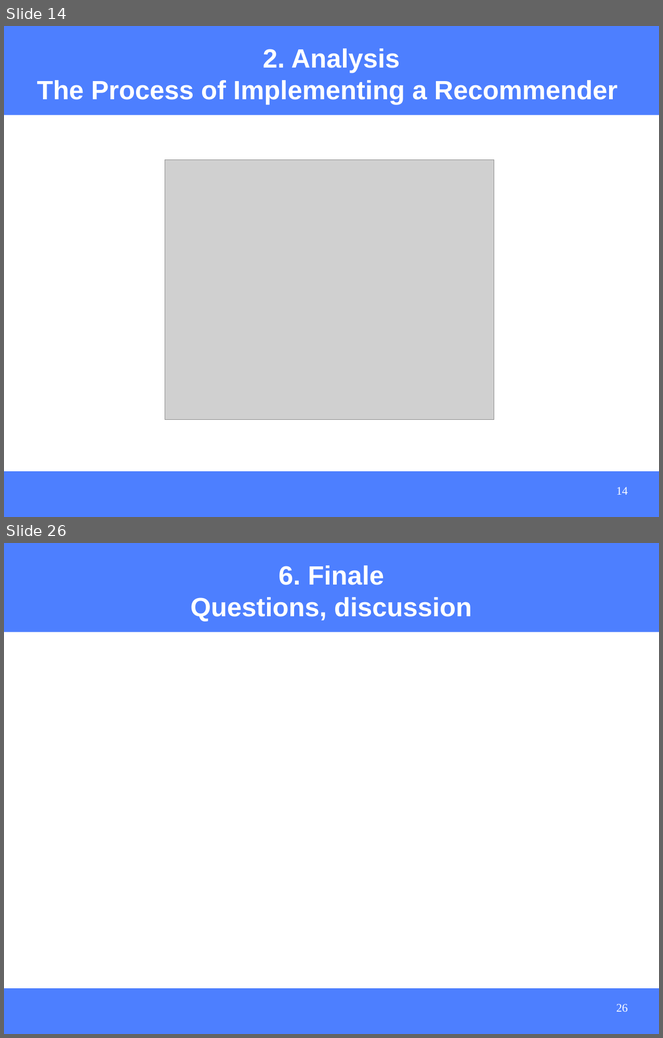
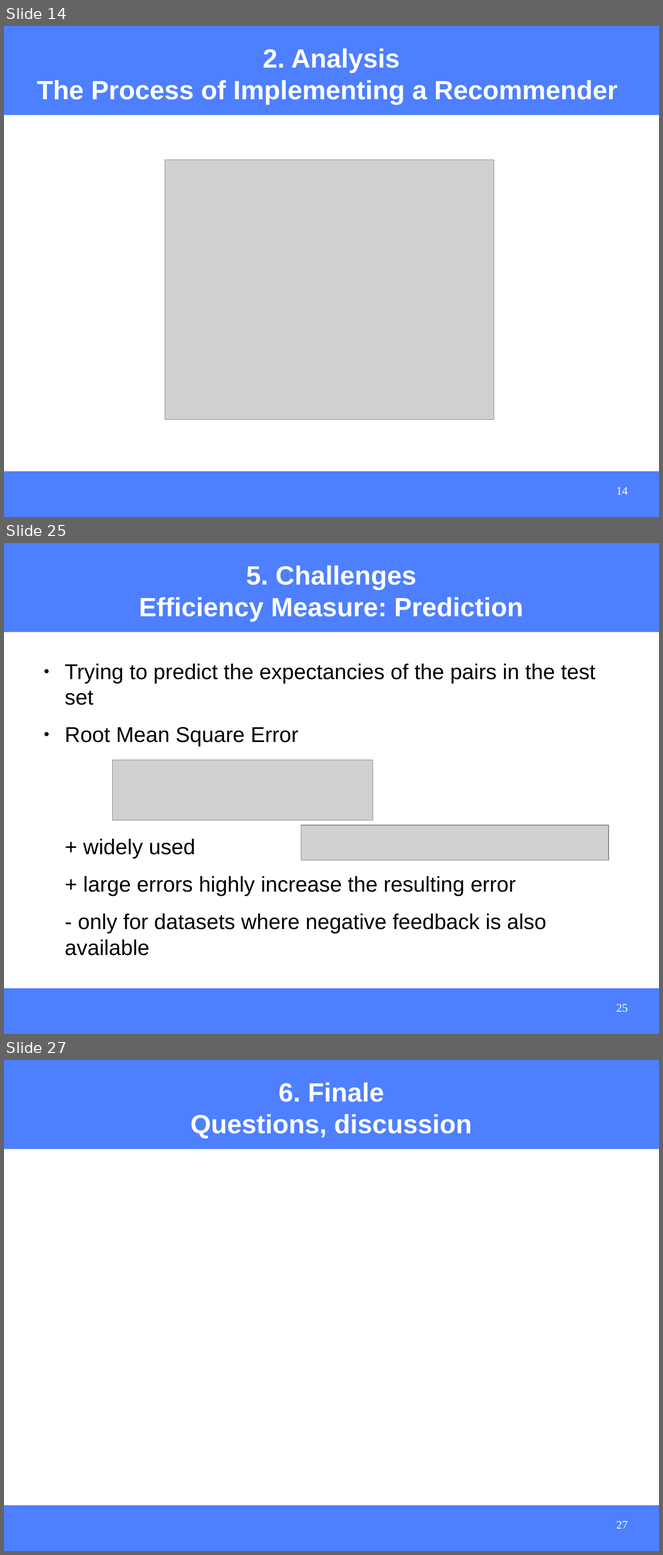
Before and after one commit to hasantayyar/unresyst, a slide deck: docs/presentations/unresyst_seminar_110308.odp. Shown one above the other, each under a label of ours: slides 14 and 26 before the commit, slides 14, 25 and 27 after it; the slides between them are not shown. The pictures are 663x1038 and 663x1555 pixels, drawn with LibreOffice and Linux fonts; fonts in the diff are those of the drawing; grey boxes stand for pictures. Boxes give left, top, right and bottom in pixels: in the first picture for what was removed or moved away, otherwise in the second. Text is boxed around its words. In the diff, an @@ line names an element or a change of style, - is before the commit and + after.

```diff
--- a/docs/presentations/unresyst_seminar_110308.odp
+++ b/docs/presentations/unresyst_seminar_110308.odp
@@ slide 25 added at [4, 543, 659, 1034], background #FFFFFF; not listed: 2 template elements that a slide beside it also shows @@
@@ title added at [139, 565, 523, 622], 32 pt, text #FFFFFF, bold @@
+5. Challenges
+Efficiency Measure: Prediction
@@ text added at [65, 664, 595, 956], 26 pt, text #000000 @@
+● Trying to predict the expectancies of the pairs in the test set
+● Root Mean Square Error
++ widely used
++ large errors highly increase the resulting error
+- only for datasets where negative feedback is also available
@@ picture added at [113, 760, 374, 821] @@
@@ picture added at [301, 825, 609, 861] @@
@@ page number added at [617, 1004, 628, 1012], 14 pt, text #FFFFFF @@
+25
@@ what was slide 26 is now slide 27 @@
@@ page number at [617, 1521, 628, 1529]: text changed @@
-26
+27
```
Also in this commit, not shown: 3 slides changed, 8 other slides added, 8 slides removed, 16 other files.
